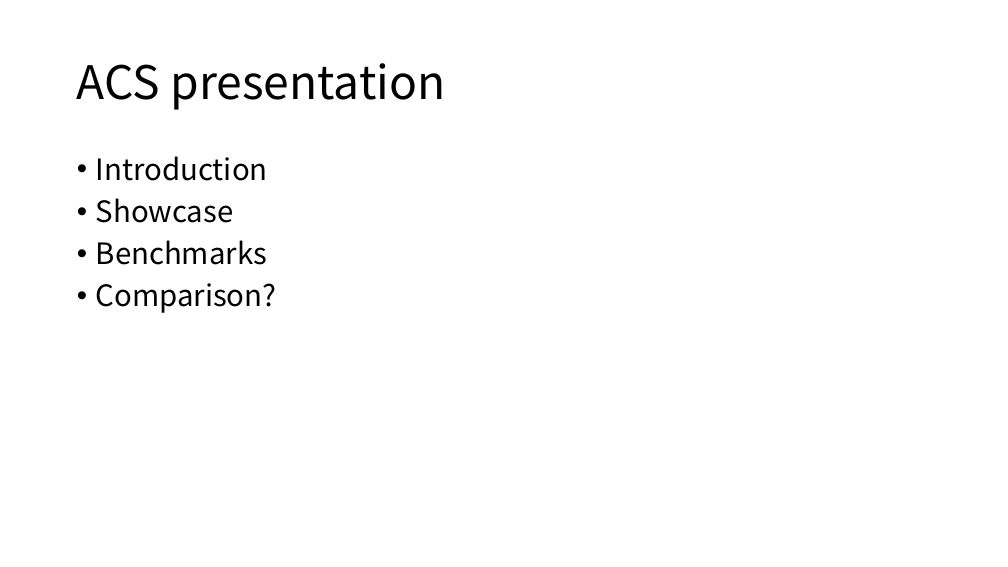
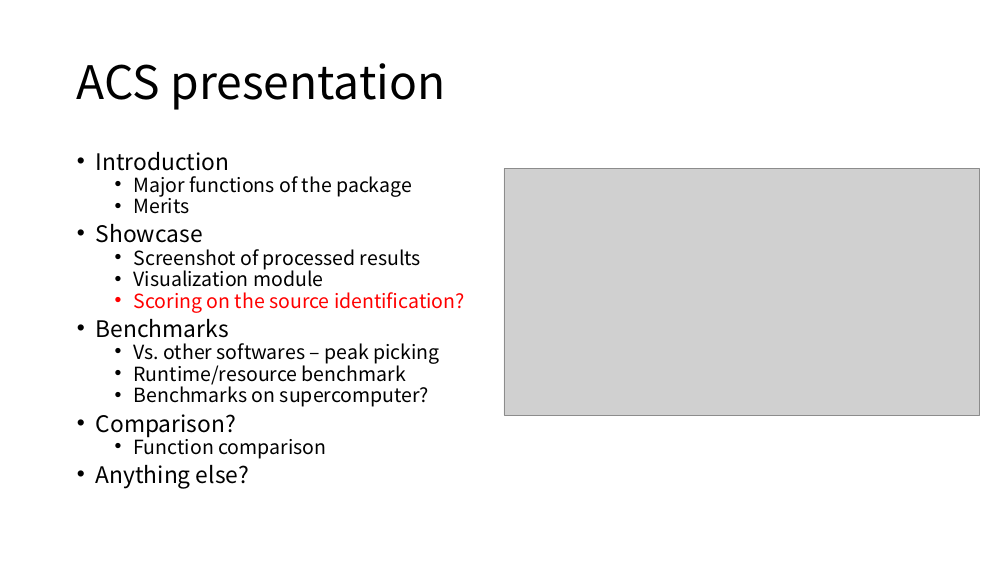
Before and after one commit to XiminHu/mass-suite, a slide deck: slide 10 of doc/20210316_CR.pptx (slide 7 before the commit). Drawn at 1008x567 pixels with LibreOffice and Linux fonts; fonts in the diff are those of the drawing; grey boxes stand for pictures. Boxes give left, top, right and bottom in pixels: in the first picture for what was removed or moved away, otherwise in the second. Text is boxed around its words. In the diff, an @@ line names an element or a change of style, - is before the commit and + after.

Commit message:
scoring update

```diff
--- a/doc/20210316_CR.pptx
+++ b/doc/20210316_CR.pptx
@@ text at box(96, 152, 236, 438): size 28 to 21.7 pt in "Introduction", "Showcase", "Benchmarks", "Comparison?"; line spacing 0.9 to 0.7 @@
@@ text at box(134, 176, 412, 214): paragraphs added @@
+  • Major functions of the package
+  • Merits
@@ picture added at box(504, 169, 980, 415) @@
@@ text at box(134, 249, 465, 313): paragraphs added @@
+  • Screenshot of processed results
+  • Visualization module
+  • Scoring on the source identification?
@@ text at box(134, 343, 439, 407): paragraphs added @@
+  • Vs. other softwares – peak picking
+  • Runtime/resource benchmark
+  • Benchmarks on supercomputer?
@@ text at box(96, 434, 326, 489): paragraphs added @@
+  • Function comparison
+• Anything else?
```
Also in this commit, not shown: 6 other slides changed, 3 slides added, 6 other files.
